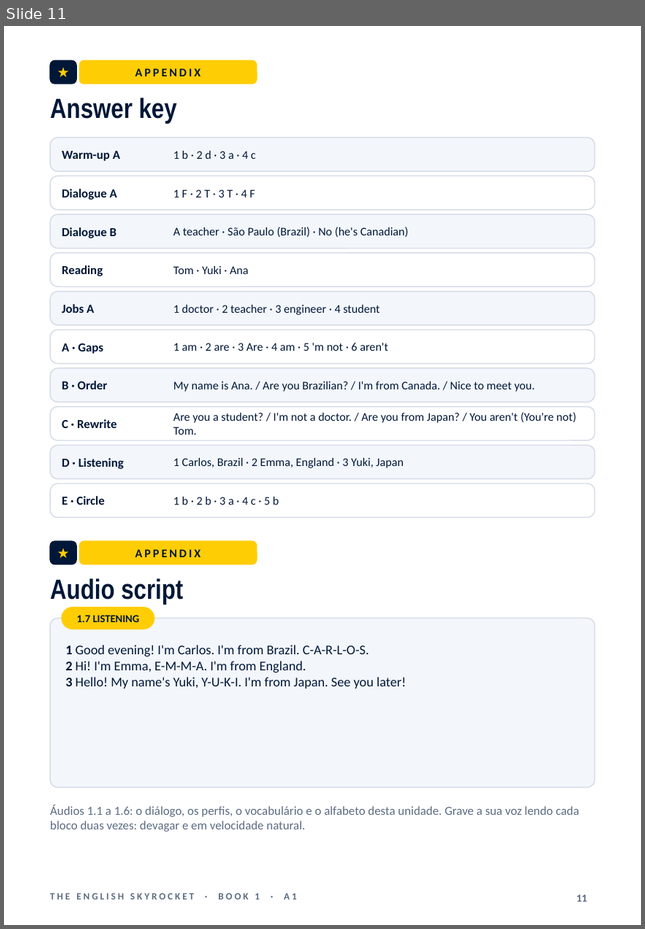
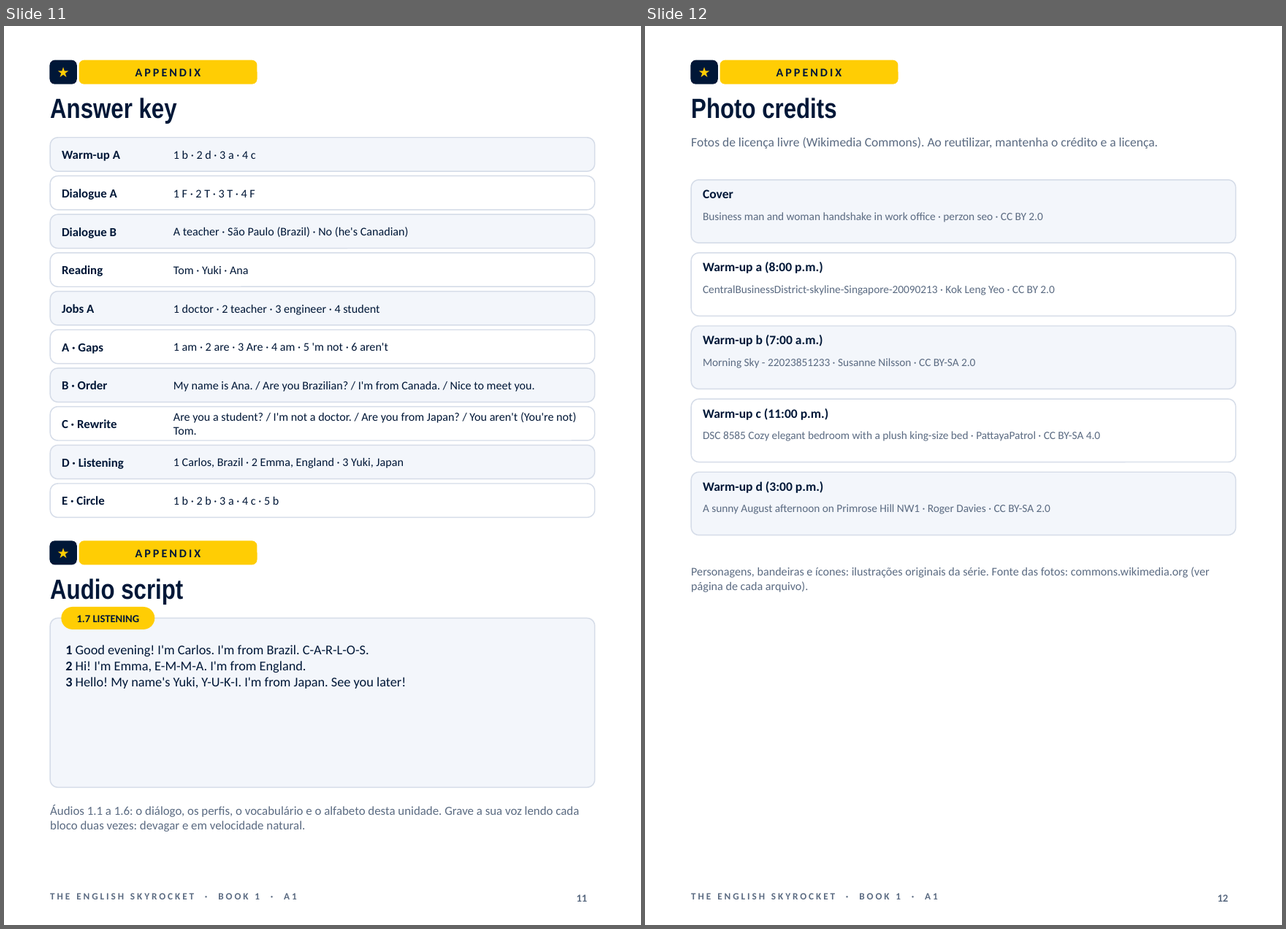
Before and after one commit to raulpivoto/MasterEnglishTeaching, a slide deck: curso-ingles/book1/Book1_Unit01_A4.pptx. Shown side by side, each under a label of ours: slide 11 before the commit, slides 11 and 12 after it. The pictures are 645x929 and 1286x929 pixels, drawn with LibreOffice and Linux fonts; fonts in the diff are those of the drawing. Boxes give left, top, right and bottom in pixels: in the first picture for what was removed or moved away, otherwise in the second. Text is boxed around its words. In the diff, an @@ line names an element or a change of style, - is before the commit and + after.

```diff
--- a/curso-ingles/book1/Book1_Unit01_A4.pptx
+++ b/curso-ingles/book1/Book1_Unit01_A4.pptx
@@ slide 12 added at (645, 26, 1282, 925), background #FFFFFF; not listed: 1 template element that a slide beside it also shows @@
@@ rounded rectangle added at (691, 60, 717, 84), fill #001737, outline #001737 1 pt @@
@@ text added at (691, 60, 717, 84), 13 pt, text #FFCD04, bold @@
+★
@@ rounded rectangle added at (720, 60, 898, 84), fill #FFCD04, outline #FFCD04 1 pt @@
@@ text added at (776, 68, 841, 76), 11 pt, text #001737, bold @@
+APPENDIX
@@ text added at (691, 98, 836, 119), 26 pt, text #001737, bold @@
+Photo credits
@@ text added at (691, 137, 1158, 149), 12 pt, text #5B6B82 @@
+Fotos de licença livre (Wikimedia Commons). Ao reutilizar, mantenha o crédito e a licença.
@@ rounded rectangle added at (691, 180, 1236, 243), fill #F3F6FB, outline #D5DCE8 1 pt @@
@@ text added at (703, 190, 733, 198), 12 pt, text #001737, bold @@
+Cover
@@ text added at (703, 212, 1042, 222), 10.5 pt, text #5B6B82 @@
+Business man and woman handshake in work office · perzon seo · CC BY 2.0
@@ rounded rectangle added at (691, 253, 1236, 317), fill #FFFFFF, outline #D5DCE8 1 pt @@
@@ text added at (703, 262, 823, 273), 12 pt, text #001737, bold @@
+Warm-up a (8:00 p.m.)
@@ text added at (703, 285, 1054, 295), 10.5 pt, text #5B6B82 @@
+CentralBusinessDistrict-skyline-Singapore-20090213 · Kok Leng Yeo · CC BY 2.0
@@ rounded rectangle added at (691, 326, 1236, 390), fill #F3F6FB, outline #D5DCE8 1 pt @@
@@ text added at (703, 335, 823, 346), 12 pt, text #001737, bold @@
+Warm-up b (7:00 a.m.)
@@ text added at (703, 358, 975, 368), 10.5 pt, text #5B6B82 @@
+Morning Sky - 22023851233 · Susanne Nilsson · CC BY-SA 2.0
@@ rounded rectangle added at (691, 399, 1236, 463), fill #FFFFFF, outline #D5DCE8 1 pt @@
@@ text added at (703, 409, 829, 420), 12 pt, text #001737, bold @@
+Warm-up c (11:00 p.m.)
@@ text added at (703, 431, 1100, 441), 10.5 pt, text #5B6B82 @@
+DSC 8585 Cozy elegant bedroom with a plush king-size bed · PattayaPatrol · CC BY-SA 4.0
@@ rounded rectangle added at (691, 473, 1236, 536), fill #F3F6FB, outline #D5DCE8 1 pt @@
@@ text added at (703, 482, 824, 493), 12 pt, text #001737, bold @@
+Warm-up d (3:00 p.m.)
@@ text added at (703, 504, 1050, 514), 10.5 pt, text #5B6B82 @@
+A sunny August afternoon on Primrose Hill NW1 · Roger Davies · CC BY-SA 2.0
@@ text added at (691, 567, 1209, 592), 11 pt, text #5B6B82 @@
+Personagens, bandeiras e ícones: ilustrações originais da série. Fonte das fotos: commons.wikimedia.org (ver página de cada arquivo).
@@ page number added at (1217, 895, 1228, 902), 10 pt, text #5B6B82, bold @@
+12
```
Also in this commit, not shown: 2 slides changed, 18 other files.
